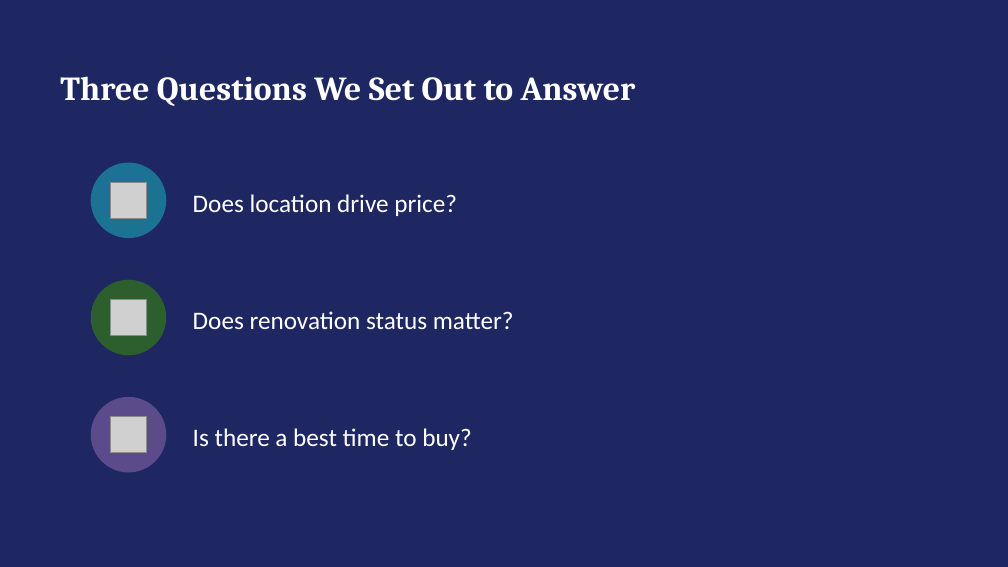
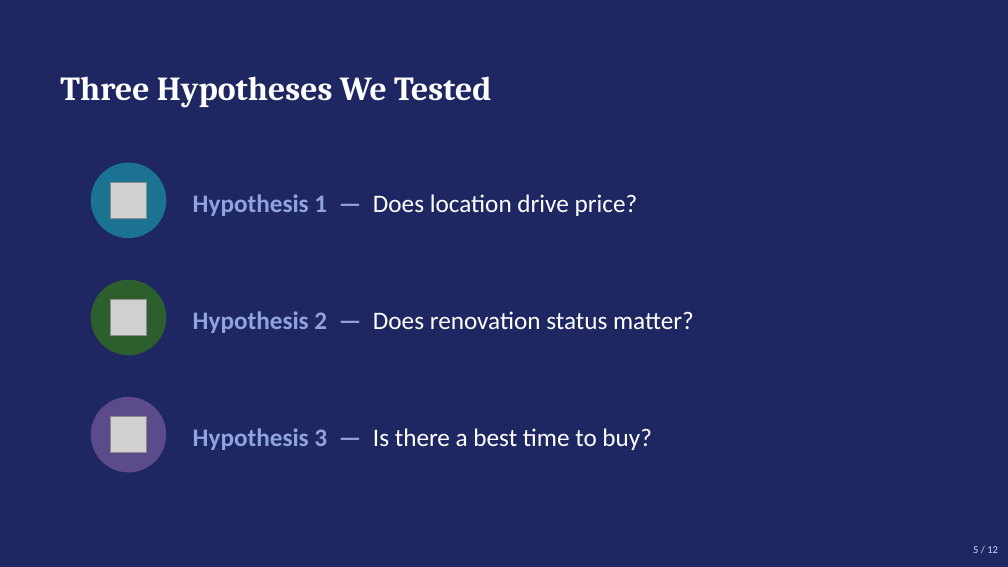
Before and after one commit to jolennd/ds-eda-project, a slide deck: slide 5 of presentation.pptx (slide 4 before the commit). Drawn at 1008x567 pixels with LibreOffice and Linux fonts; fonts in the diff are those of the drawing; grey boxes stand for pictures. Boxes give left, top, right and bottom in pixels: in the first picture for what was removed or moved away, otherwise in the second. Text is boxed around its words. In the diff, an @@ line names an element or a change of style, - is before the commit and + after.

Commit message:
Redesign presentation deck: slide numbers, business question slide, numbered hypotheses, takeaway-first layout, zip bubble charts on recommendation slides, consistent chart colors, accessibility fix, larger fonts, Final Recommendations recap

```diff
--- a/presentation.pptx
+++ b/presentation.pptx
@@ text at (60, 76, 491, 108): text changed @@
-Three Questions We Set Out to Answer
+Three Hypotheses We Tested
@@ text at (193, 194, 638, 216): text changed @@
-Does location drive price?
+Hypothesis 1 — Does location drive price?
@@ text at (193, 311, 694, 333): text changed @@
-Does renovation status matter?
+Hypothesis 2 — Does renovation status matter?
@@ text at (193, 428, 652, 450): text changed @@
-Is there a best time to buy?
+Hypothesis 3 — Is there a best time to buy?
@@ text added at (973, 546, 998, 553), 10 pt, text #CADCFC @@
+5 / 12
```
Also in this commit, not shown: 8 other slides changed, 3 slides added, 1 slide removed, 2 other files.
